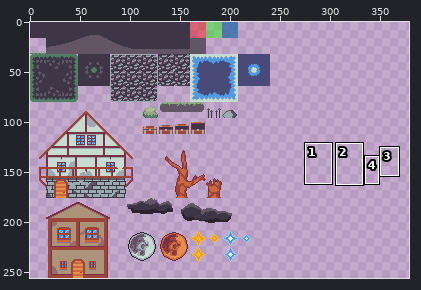
Pixel-art file -- Assets/Maps/Tileset.aseprite. Above: a wide view before the commit, with the close-up outlined.
Close-up. First the earlier version:
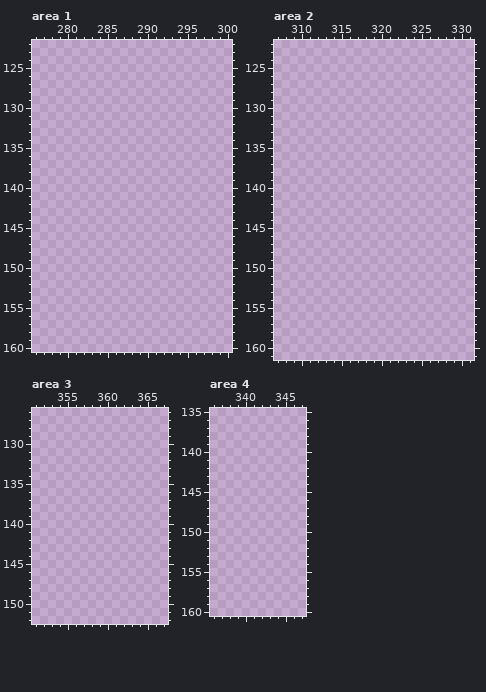
448x256 pixels, 1 frame. Pixels under 10% opacity are left out. Shown: area 1: x 276..300, y 122..160; area 2: x 307..331, y 122..161; area 3: x 351..367, y 126..152; area 4: x 336..347, y 135..160. The wide view leaves out empty margins. The commit also changed other parts of the picture, which this record leaves out.
Once edited:
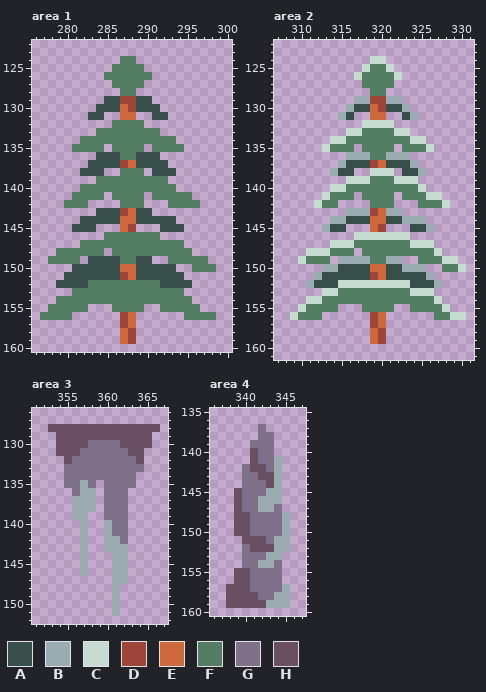
Palette (. is transparent): A #374e4a  B #9babb2  C #c7dcd0  D #9e4539  E #cd683d  F #547e64  G #7f708a  H #694f62
Changes in this commit:
Changed rows in their new state; - is an unchanged pixel.
Area 1:
first column x 277:
124 ----------FF----------
125 ---------FFFF---------
126 --------FFFFFF--------
127 ---------FFFF---------
128 ----------FF----------
129 --------AADDAA--------
130 -------AAAEDAAA-------
131 ------AA--EE--AA------
132 ---------FFFF---------
133 -------FFFFFFFF-------
134 -----FFFFFFFFFFFF-----
135 ----FFFF-FFFF-FFFF----
136 -------AAAFFAAA-------
137 ------AAAADEAAAA------
138 -----AAA--FFF-AAA-----
139 -------FFFFFFFFF------
140 -----FFFFFFFFFFFF-----
141 ----FFFF-FFFF-FFFFF---
142 ---FFF----FFF---FFFF--
143 -------AAADEAA--------
144 -----AAAAAEEAAAAA-----
145 ----AAA---ED---AAA----
146 --------FFFFFFF-------
147 -----FFFFFFFFFFFFF----
148 --FFFFFF-FFFFFFFFFF---
149 -FFFF-AAAAFFAA--FFFFF-
150 ----AAAAAAEEAAAAA--FFF
151 ---AAAAAAADEAAAAAA----
152 --AAAAFFFFFFFFFAAAA---
153 ----FFFFFFFFFFFFFF----
154 --FFFFFFFFFFFFFFFFF---
155 -FFFFF---FFFF--FFFFF--
156 FFFF------DE------FFFF
157 ----------DE----------
158 ----------ED----------
159 ----------ED----------
Area 2:
first column x 309:
124 ----------CC----------
125 ---------CFFC---------
126 --------CFFFFC--------
127 ---------FFFF---------
128 ----------FF----------
129 --------BBDDBB--------
130 -------BAAEDAAB-------
131 ------BA--EE--AB------
132 ---------CCCC---------
133 -------CCFFFFCC-------
134 -----CCFFFFFFFFCC-----
135 ----CFFF-FFFF-FFFC----
136 -------BBBFFBBB-------
137 ------BAAADEAAAB------
138 -----BAA--CCC-AAB-----
139 -------CCCFFFCCC------
140 -----CCFFFFFFFFFC-----
141 ----CFFF-FFFF-FFFCC---
142 ---CFF----FFF---FFFC--
143 -------BBBDEBB--------
144 -----BBAAAEEAABBB-----
145 ----BAA---ED---AAB----
146 --------CCCCCCC-------
147 -----CCCFFFFFFFCCC----
148 --CCCFFF-FFFFFFFFFC---
149 -CFFF-BBBBFFBB--FFFCC-
150 ----BBAAAAEEAABBB--FFC
151 ---BAAAAAADEAAAAAB----
152 --BAAACCCCCCCCCAAAB---
153 ----CCFFFFFFFFFCCC----
154 --CCFFFFFFFFFFFFFFC---
155 -CFFFF---FFFF--FFFFC--
156 CFFF------DE------FFCC
157 ----------DE----------
158 ----------ED----------
159 ----------ED----------
Area 3:
first column x 353:
128 HHHHHHHHHHHHHH
129 -HHHHHHHHHHHH-
130 -HHHHGGGGHHHH-
131 -HHHGGGGGGHH--
132 --HGGGGGGGGH--
133 --GGGGGGGGGG--
134 --GGGGGGGGG---
135 --GGBG-GGGG---
136 ---GBB-GGG----
137 ---BBB-GGG----
138 ---BBB-GGG----
139 ---BB--GGG----
140 ----B--BGG----
141 ----B--BGG----
142 ----B--BBG----
143 ----B--BBB----
144 ----B---BB----
145 ----B---BB----
146 ----B---BB----
147 --------BB----
148 --------B-----
149 --------B-----
150 --------B-----
151 --------B-----
Area 4:
first column x 338:
137 ----G---
138 ----GG--
139 ---GGG--
140 ---HGG--
141 ---HGGB-
142 --GHHGB-
143 --GGHHB-
144 --GGGHB-
145 -HGGGBB-
146 -HGGBBB-
147 -HGGBBG-
148 -HHGGGGB
149 -HHGGGGB
150 -HHGGGGB
151 --HHHGBB
152 --GHHHBB
153 --GGGBB-
154 --GGBBG-
155 -HHGGGG-
156 -HHGGGG-
157 HHHGGGGB
158 HHHHGGBB
159 HHHHHBBB
Pixel boxes of the changes (left, top, right, bottom) in both close-ups:
added: (40, 56, 216, 344)
added: (290, 56, 466, 344)
added: (48, 424, 160, 616)
added: (226, 424, 290, 608)
